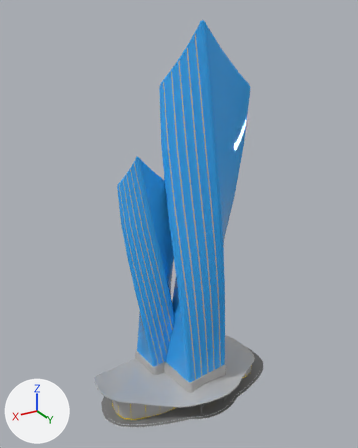
The FBX model MyProject2/Content/Secpholand/Assets/meshes/Secpholand_Island/Interactables/SM_Inversion_forum.fbx as it was, and as the next commit left it.
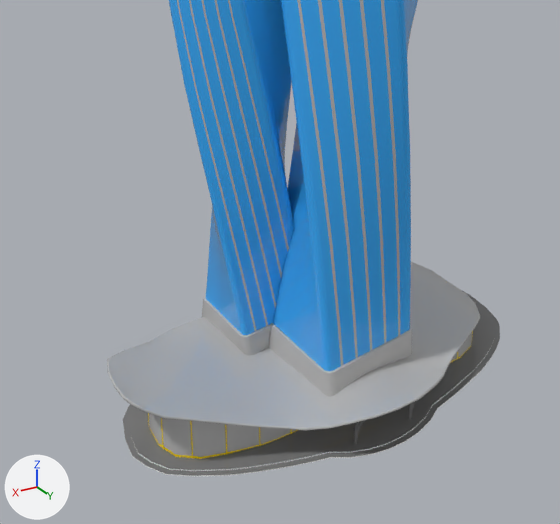
Each version appears first whole from a 50 mm camera at (101.0, 155.9, 155.9) aimed at (8.8, 2.3, 79.1), and next in a close-up on the part from 14% to 81% of the width and 50% to 100% of the height. The lights are fixed; the arrows at lower left show +X, +Y and +Z. Where no turn or scale is listed for an object, it has been applied to the vertices.

Objects in the first close-up: 'SM_Inversion_forum'.
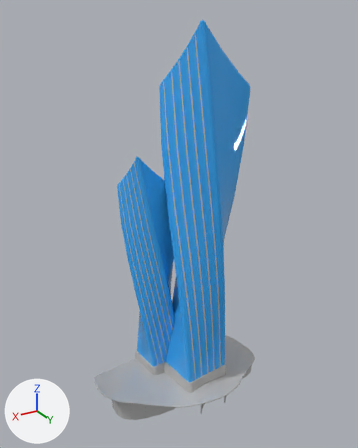
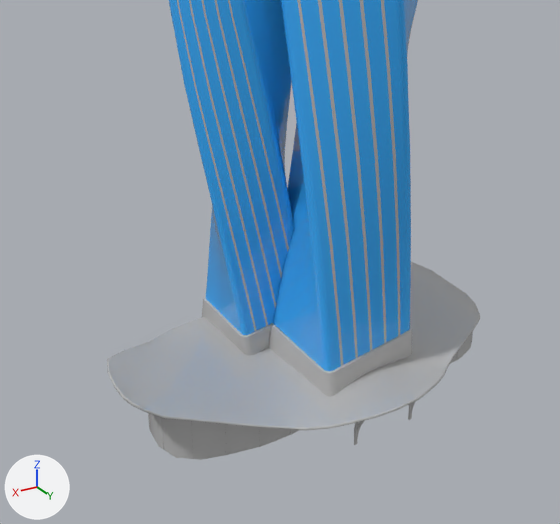
The newer file is also turned or shifted as a whole; pictures and numbers use the older file's frame.

Location of each change, (x1, y1, x2, y2) in pixels of the close-ups (560 x 524 px):
'SM_Inversion_forum', reshaped: before (107, 0, 500, 476); after (107, 0, 480, 460)
part 1 of me_mesh, cut back: before (123, 291, 500, 476)
part 2 of me_mesh, recoloured (yellow to grey): (148, 331, 473, 459) in both
part 3 of me_mesh, recoloured: (354, 401, 416, 444) in both

Patch to the scene script:
```diff
--- a/MyProject2/Content/Secpholand/Assets/meshes/Secpholand_Island/Interactables/SM_Inversion_forum.fbx.py
+++ b/MyProject2/Content/Secpholand/Assets/meshes/Secpholand_Island/Interactables/SM_Inversion_forum.fbx.py
@@ me_mesh @@
 # used by ob_sm_inversion_forum; location = (0.0, 0.0, 0.0)
-me_mesh.from_pydata(...)  # 2339 vertices, 3734 faces; spans x -35.0..48.0, y -19.0..29.0, z 0.0..153.0
-me_mesh.materials.append(mat_emmisive)  # white #ffffff
-me_mesh.materials.append(mat_m_reinforcement)  # grey #bcbcbc
+me_mesh.from_pydata(...)  # 2159 vertices, 3448 faces; spans x -29.0..48.0, y -19.0..29.0, z 0.0..153.0
+# me_mesh part 1
+# 180 vertices are removed from x -35.0..46.0, y -16.0..27.0, z 0.0
+# 350 faces are deleted
+# 2 vertices move within x -11.0..9.0, y 14.0, z 0.0
+# 64 new faces join them, mat_m_metal_mate (grey #bcbcbc)
+# me_mesh part 2: 865 faces spanning x -28.0..41.0, y -16.0..15.0, z 0.0..12.0 switch from mat_metal (yellow #fcd800) to mat_m_metal_mate (grey #bcbcbc)
+# me_mesh part 3: 428 faces spanning x -3.0..11.0, y 23.0..27.0, z 0.0..10.0 switch from mat_asphalt (grey #7a7a7a) to mat_m_metal_mate (grey #bcbcbc)
 me_mesh.materials.append(mat_m_window)
-me_mesh.materials.append(mat_material__580)  # grey #bcbcbc
```
